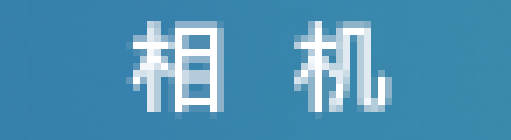
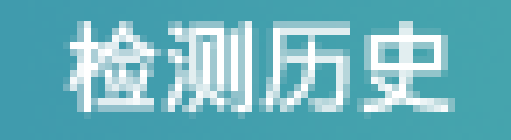
The second 511 x 140 image is a revision of the first. Changes to its layers:
added layer "检测历史" above "辅助功能" over (63, 21, 455, 119)
hid "相机" over (126, 21, 392, 119)
painted on "背景" over (0, 0, 511, 140)
